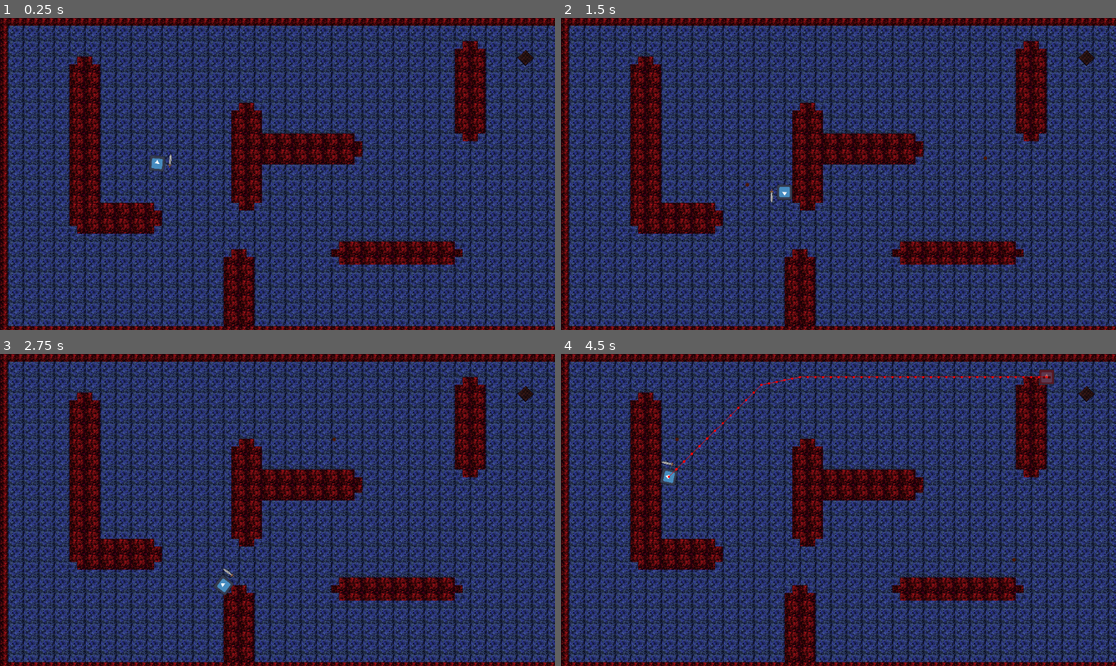
Above: before the commit, frames 1-4 (two rows, left to right).
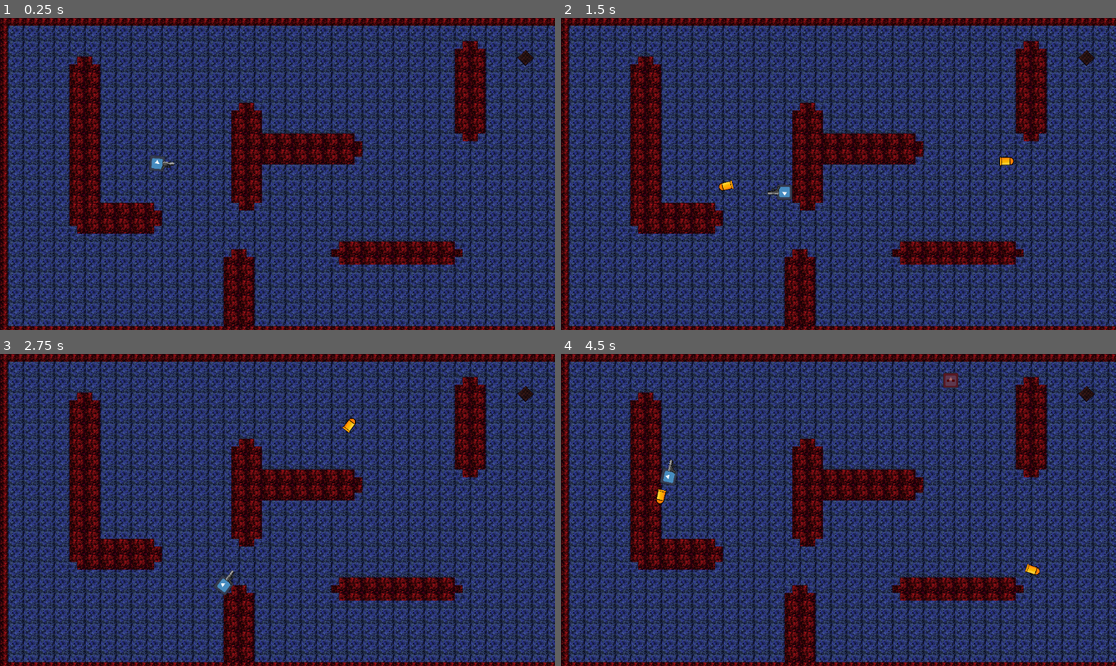
Above: after the commit, the same moments.

Repository: thielmeiers/Godot_Survival
Game: Godot game, scene res://scenes/world.tscn
Two runs of this game, one before a commit and one after it. Both use one fixed random seed, a clock stepped at 60 frames per second and the inputs below. The project has no main scene, so this scene is started directly. The engine's default icon, where the game draws it, is replaced by a stand-in: a white triangle on a blue panel in a dark square.
Inputs (mouse positions are in pixels of both pictures, inside the frame that each line leads up to):
- Up to frame 1 (0.25 s): no input
- Up to frame 2 (1.5 s): tap Enter at 0.5 s; move the mouse to (960, 158) at 0.52 s; hold D (right) 0.53-1.28 s; click (960, 158) at 0.6 s; move the mouse to (727, 189) at 1.27 s; hold S (down) from 1.28 s (still down); click (727, 189) at 1.35 s
- Up to frame 3 (2.75 s): move the mouse to (333, 441) at 2.02 s; release S (down) at 2.03 s; hold D (right) from 2.03 s (still down); click (333, 441) at 2.1 s
- Up to frame 4 (4.5 s): move the mouse to (810, 572) at 2.77 s; release D (right) at 2.78 s; hold W (up) 2.78-3.53 s; click (810, 572) at 2.85 s; move the mouse to (1005, 556) at 3.52 s; hold A (left) from 3.53 s (still down); click (1005, 556) at 3.6 s; move the mouse to (672, 463) at 4.27 s; click (672, 463) at 4.35 s

The runs differ from the first frame. In frame 1, less than 0.1% of the frame differs, in the area x 29-32%, y 43-49%; in frame 2, 0.2%; in frame 3, 0.1%; in frame 4, 0.8%, in the area x 17-89%, y 4-72%.

Commit message:
gun

Diff:
--- a/Godot_Survival/gd_scripts/bullet.gd
+++ /dev/null
@@ -1,18 +0,0 @@
-extends Area2D
-
-@export var SPEED: float = 600.0
-var direction: Vector2
-
-func _ready():
-	set_as_top_level(true)
-
-func _process(delta):
-	position += direction * SPEED * delta
-
-func _on_VisibilityNotifier2D_screen_exited():
-	queue_free()
-
-func _on_body_entered(body: Node2D) -> void:
-	if body.is_in_group("Enemy"):
-		body.queue_free()
-		queue_free()
--- a/Godot_Survival/gd_scripts/enemy.gd
+++ /dev/null
@@ -1,32 +0,0 @@
-extends CharacterBody2D
-
-@export var target_to_chase: CharacterBody2D = null
-const SPEED = 200.0
-
-@onready var nav_agent := $NavigationAgent2D as NavigationAgent2D
-
-func _ready() -> void:
-	add_to_group("Enemy")
-
-func _process(delta: float) -> void:
-
-	if target_to_chase == null:
-		var players = get_tree().get_nodes_in_group("Player")
-		if players.size() > 0:
-			target_to_chase = players[0]
-
-func _physics_process(delta: float) -> void:
-	if target_to_chase:
-		make_path()
-		var next_position = nav_agent.get_next_path_position()
-		var direction_to_player = (next_position - global_position).normalized()
-		velocity = direction_to_player * SPEED
-		move_and_slide()
-
-func make_path():
-	if target_to_chase:
-		nav_agent.target_position = target_to_chase.global_position
-
-func _on_timer_timeout():
-	if target_to_chase:
-		make_path()
--- /dev/null
+++ b/Godot_Survival/gd_scripts/enemy_scripts/enemy.gd
@@ -0,0 +1,31 @@
+extends CharacterBody2D
+
+@export var target_to_chase: CharacterBody2D = null
+const SPEED = 200.0
+
+@onready var nav_agent := $NavigationAgent2D as NavigationAgent2D
+
+func _ready() -> void:
+	add_to_group("Enemy")
+
+func _process(delta: float) -> void:
+	if target_to_chase == null:
+		var players = get_tree().get_nodes_in_group("Player")
+		if players.size() > 0:
+			target_to_chase = players[0]
+
+func _physics_process(delta: float) -> void:
+	if target_to_chase:
+		make_path()
+		var next_position = nav_agent.get_next_path_position()
+		var direction_to_player = (next_position - global_position).normalized()
+		velocity = direction_to_player * SPEED
+		move_and_collide(velocity * delta)  # Instead of move_and_slide()
+
+func make_path():
+	if target_to_chase:
+		nav_agent.target_position = target_to_chase.global_position
+
+func _on_timer_timeout():
+	if target_to_chase:
+		make_path()
--- a/Godot_Survival/gd_scripts/player.gd
+++ /dev/null
@@ -1,41 +0,0 @@
-extends CharacterBody2D
-
-const SPEED = 300.0
-
-@export var bullet_scene: PackedScene
-
-func _ready() -> void:
-	add_to_group("Player")
-
-@warning_ignore("unused_parameter")
-func _physics_process(delta: float) -> void:
-
-	aim()
-	move()
-	shoot()
-
-func shoot():
-	if Input.is_action_just_pressed("shoot") and bullet_scene:
-		var bullet = bullet_scene.instantiate()
-		get_parent().add_child(bullet)
-		bullet.position = global_position
-		bullet.direction = (get_global_mouse_position() - global_position).normalized()
-
-func aim():
-	var mouse_pos = get_global_mouse_position()
-	var aim_direction = mouse_pos
-	look_at(aim_direction)
-
-func move():
-	var direction = Vector2.ZERO
-	if Input.is_action_pressed("right"):
-		direction.x += 1
-	if Input.is_action_pressed("left"):
-		direction.x -= 1
-	if Input.is_action_pressed("down"):
-		direction.y += 1
-	if Input.is_action_pressed("up"):
-		direction.y -= 1
-
-	velocity = direction * SPEED
-	move_and_slide()
--- /dev/null
+++ b/Godot_Survival/gd_scripts/player_scripts/bullet.gd
@@ -0,0 +1,17 @@
+extends Area2D
+@export var SPEED: float = 600.0
+var direction: Vector2
+
+func _ready():
+	set_as_top_level(true)
+
+func _process(delta):
+	position += direction * SPEED * delta
+
+func _on_VisibilityNotifier2D_screen_exited():
+	queue_free()
+
+func _on_body_entered(body: Node2D) -> void:
+	if body.is_in_group("Enemy"):
+		body.queue_free()
+		queue_free()
--- /dev/null
+++ b/Godot_Survival/gd_scripts/player_scripts/gun.gd
@@ -0,0 +1,22 @@
+extends Node2D
+
+@export var bullet_scene: PackedScene = preload("res://scenes/player_scenes/bullet.tscn")
+@export var shoot_distance: float = 40.0
+
+func _ready() -> void:
+	pass
+
+func shoot(player_position: Vector2, player_rotation: float):
+	if bullet_scene:
+		var bullet = bullet_scene.instantiate() as Area2D
+		if bullet:
+			var spawn_position = player_position + Vector2(shoot_distance, 0).rotated(player_rotation)
+			bullet.position = spawn_position
+			var direction = (get_global_mouse_position() - spawn_position).normalized()
+			bullet.direction = direction
+			bullet.rotation = direction.angle()
+			get_parent().add_child(bullet)
+		else:
+			print("Failed to instantiate the bullet.")
+	else:
+		print("bullet_scene is null!")
--- /dev/null
+++ b/Godot_Survival/gd_scripts/player_scripts/player.gd
@@ -0,0 +1,33 @@
+extends CharacterBody2D
+
+const SPEED = 300.0
+@onready var gun = $gun
+
+func _ready() -> void:
+	add_to_group("Player")
+
+func _physics_process(delta: float) -> void:
+	rotate_player_to_mouse()
+	move(delta)
+	shoot()
+
+func shoot():
+	if Input.is_action_just_pressed("shoot"):
+		gun.shoot(global_position, rotation)
+
+func rotate_player_to_mouse():
+	var mouse_pos = get_global_mouse_position()
+	rotation = (mouse_pos - global_position).angle()
+
+func move(delta):
+	var direction = Vector2.ZERO
+	if Input.is_action_pressed("right"):
+		direction.x += 1
+	if Input.is_action_pressed("left"):
+		direction.x -= 1
+	if Input.is_action_pressed("down"):
+		direction.y += 1
+	if Input.is_action_pressed("up"):
+		direction.y -= 1
+	velocity = direction.normalized() * SPEED
+	move_and_collide(velocity * delta)
--- a/Godot_Survival/project.godot
+++ b/Godot_Survival/project.godot
@@ -42,6 +42,10 @@
 ]
 }
 
+[physics]
+
+2d/physics_engine="Rapier2D"
+
 [rendering]
 
 renderer/rendering_method="gl_compatibility"
--- a/Godot_Survival/scenes/enemy_scenes/enemy.tscn
+++ b/Godot_Survival/scenes/enemy_scenes/enemy.tscn
@@ -1,13 +1,14 @@
 [gd_scene load_steps=4 format=3 uid="uid://bqcgci6eg3cn"]
 
 [ext_resource type="Texture2D" uid="uid://dh1dd2yymsfwq" path="res://icon.svg" id="1_dh43w"]
-[ext_resource type="Script" path="res://gd_scripts/enemy.gd" id="1_fi64x"]
+[ext_resource type="Script" path="res://gd_scripts/enemy_scripts/enemy.gd" id="1_fi64x"]
 
 [sub_resource type="CircleShape2D" id="CircleShape2D_m8k46"]
 radius = 63.5315
 
 [node name="enemy" type="CharacterBody2D"]
 scale = Vector2(0.25, 0.25)
+collision_layer = 2
 script = ExtResource("1_fi64x")
 
 [node name="Sprite2D" type="Sprite2D" parent="."]
@@ -39,7 +40,6 @@
 shape = SubResource("CircleShape2D_m8k46")
 
 [node name="NavigationAgent2D" type="NavigationAgent2D" parent="."]
-debug_enabled = true
 
 [node name="Timer" type="Timer" parent="."]
 
--- a/Godot_Survival/scenes/enemy_scenes/spawner.tscn
+++ b/Godot_Survival/scenes/enemy_scenes/spawner.tscn
@@ -1,7 +1,7 @@
 [gd_scene load_steps=3 format=3 uid="uid://cv21bjkgfbwnv"]
 
-[ext_resource type="Script" path="res://gd_scripts/spawner.gd" id="1_gottn"]
-[ext_resource type="Texture2D" uid="uid://j67cvp3hnevu" path="res://assets/pixil-frame-0 (1).png" id="1_ifhs0"]
+[ext_resource type="Script" path="res://gd_scripts/enemy_scripts/spawner.gd" id="1_gottn"]
+[ext_resource type="Texture2D" uid="uid://j67cvp3hnevu" path="res://assets/spawner.png" id="1_ifhs0"]
 
 [node name="Spawner" type="Node2D"]
 scale = Vector2(0.75, 0.75)
--- /dev/null
+++ b/Godot_Survival/scenes/enemy_scenes/sword.tscn
@@ -0,0 +1,18 @@
+[gd_scene load_steps=3 format=3 uid="uid://cjytj0dl85b07"]
+
+[ext_resource type="Texture2D" uid="uid://bv3ixawa7wadm" path="res://assets/sword.png" id="1_odus5"]
+
+[sub_resource type="CapsuleShape2D" id="CapsuleShape2D_8vcff"]
+radius = 9.99986
+height = 94.9987
+
+[node name="sword" type="Sprite2D"]
+rotation = -0.00383328
+texture = ExtResource("1_odus5")
+
+[node name="Area2D" type="Area2D" parent="."]
+
+[node name="CollisionShape2D" type="CollisionShape2D" parent="Area2D"]
+position = Vector2(0.0670822, -17.4999)
+rotation = 0.0091182
+shape = SubResource("CapsuleShape2D_8vcff")
--- a/Godot_Survival/scenes/player_scenes/bullet.tscn
+++ b/Godot_Survival/scenes/player_scenes/bullet.tscn
@@ -1,29 +1,26 @@
-[gd_scene load_steps=3 format=3 uid="uid://bx72lev4tsrhx"]
+[gd_scene load_steps=4 format=3 uid="uid://bx72lev4tsrhx"]
 
-[ext_resource type="Script" path="res://gd_scripts/bullet.gd" id="1_pdwv3"]
+[ext_resource type="Script" path="res://gd_scripts/player_scripts/bullet.gd" id="1_pdwv3"]
+[ext_resource type="Texture2D" uid="uid://cbm75q45e7ox8" path="res://assets/bullet.png" id="1_wju25"]
 
-[sub_resource type="CircleShape2D" id="CircleShape2D_fnqfr"]
-radius = 4.0
+[sub_resource type="CapsuleShape2D" id="CapsuleShape2D_lgg1f"]
+radius = 10.9999
+height = 37.9997
 
 [node name="bullet" type="Area2D"]
+position = Vector2(-5, -9)
+scale = Vector2(0.8, 0.8)
 script = ExtResource("1_pdwv3")
 
-[node name="ColorRect" type="ColorRect" parent="."]
-offset_top = -4.0
-offset_right = 6.0
-offset_bottom = 2.0
-rotation = 0.784725
-color = Color(0.290196, 0.0862745, 0.00784314, 1)
-
-[node name="ColorRect2" type="ColorRect" parent="."]
-offset_left = -3.0
-offset_top = -3.0
-offset_right = 3.0
-offset_bottom = 3.0
-rotation = -0.000938512
-color = Color(0.289965, 0.0873908, 0.00907559, 1)
+[node name="Bullet" type="Sprite2D" parent="."]
+position = Vector2(8, 13)
+scale = Vector2(0.4, 0.4)
+texture = ExtResource("1_wju25")
 
 [node name="CollisionShape2D" type="CollisionShape2D" parent="."]
-shape = SubResource("CircleShape2D_fnqfr")
+position = Vector2(5, 9)
+rotation = 1.56656
+scale = Vector2(0.8, 0.8)
+shape = SubResource("CapsuleShape2D_lgg1f")
 
 [connection signal="body_entered" from="." to="." method="_on_body_entered"]
--- /dev/null
+++ b/Godot_Survival/scenes/player_scenes/gun.tscn
@@ -0,0 +1,14 @@
+[gd_scene load_steps=4 format=3 uid="uid://wovxh4rxq3as"]
+
+[ext_resource type="Script" path="res://gd_scripts/player_scripts/gun.gd" id="1_sd12x"]
+[ext_resource type="Texture2D" uid="uid://c0khyww04gafg" path="res://assets/gun.png" id="1_spmwx"]
+[ext_resource type="PackedScene" uid="uid://bx72lev4tsrhx" path="res://scenes/player_scenes/bullet.tscn" id="2_lwcun"]
+
+[node name="gun" type="Node2D"]
+script = ExtResource("1_sd12x")
+
+[node name="Sprite2D" type="Sprite2D" parent="."]
+texture = ExtResource("1_spmwx")
+
+[node name="bullet" parent="." instance=ExtResource("2_lwcun")]
+position = Vector2(-738, 363)
--- a/Godot_Survival/scenes/player_scenes/player.tscn
+++ b/Godot_Survival/scenes/player_scenes/player.tscn
@@ -1,17 +1,17 @@
 [gd_scene load_steps=6 format=3 uid="uid://bxywj0maqveij"]
 
-[ext_resource type="Script" path="res://gd_scripts/player.gd" id="1_64pkk"]
+[ext_resource type="Script" path="res://gd_scripts/player_scripts/player.gd" id="1_64pkk"]
 [ext_resource type="PackedScene" uid="uid://bx72lev4tsrhx" path="res://scenes/player_scenes/bullet.tscn" id="2_ajrrd"]
 [ext_resource type="Texture2D" uid="uid://dh1dd2yymsfwq" path="res://icon.svg" id="2_te0is"]
-[ext_resource type="PackedScene" uid="uid://cjytj0dl85b07" path="res://scenes/player_scenes/sword.tscn" id="4_aqag1"]
+[ext_resource type="PackedScene" uid="uid://wovxh4rxq3as" path="res://scenes/player_scenes/gun.tscn" id="4_mvqfo"]
 
 [sub_resource type="CircleShape2D" id="CircleShape2D_pax0r"]
 radius = 63.0714
 
 [node name="player" type="CharacterBody2D"]
 scale = Vector2(0.25, 0.25)
+collision_mask = 6
 script = ExtResource("1_64pkk")
-bullet_scene = ExtResource("2_ajrrd")
 
 [node name="Sprite2D" type="Sprite2D" parent="."]
 texture = ExtResource("2_te0is")
@@ -19,5 +19,8 @@
 [node name="CollisionShape2D" type="CollisionShape2D" parent="."]
 shape = SubResource("CircleShape2D_pax0r")
 
-[node name="sword" parent="." instance=ExtResource("4_aqag1")]
-position = Vector2(108, -24)
+[node name="gun" parent="." instance=ExtResource("4_mvqfo")]
+position = Vector2(88, 0)
+
+[node name="bullet" parent="." instance=ExtResource("2_ajrrd")]
+position = Vector2(-528, 268)
--- a/Godot_Survival/scenes/player_scenes/sword.tscn
+++ /dev/null
@@ -1,18 +0,0 @@
-[gd_scene load_steps=3 format=3 uid="uid://cjytj0dl85b07"]
-
-[ext_resource type="Texture2D" uid="uid://bv3ixawa7wadm" path="res://assets/pixil-frame-0 (5).png" id="1_odus5"]
-
-[sub_resource type="CapsuleShape2D" id="CapsuleShape2D_8vcff"]
-radius = 9.99986
-height = 94.9987
-
-[node name="sword" type="Sprite2D"]
-rotation = -0.00383328
-texture = ExtResource("1_odus5")
-
-[node name="Area2D" type="Area2D" parent="."]
-
-[node name="CollisionShape2D" type="CollisionShape2D" parent="Area2D"]
-position = Vector2(0.0670822, -17.4999)
-rotation = 0.0091182
-shape = SubResource("CapsuleShape2D_8vcff")
--- a/Godot_Survival/scenes/world.tscn
+++ b/Godot_Survival/scenes/world.tscn
@@ -48,7 +48,7 @@
 3:1/0/navigation_layer_0/polygon = SubResource("NavigationPolygon_p4d1y")
 
 [sub_resource type="TileSet" id="TileSet_ij1jv"]
-physics_layer_0/collision_layer = 1
+physics_layer_0/collision_layer = 4
 navigation_layer_0/layers = 1
 sources/0 = SubResource("TileSetAtlasSource_fta0q")
 
Not shown, added: Godot_Survival/addons/godot-rapier2d/Fluid2D.svg
Not shown, added: Godot_Survival/addons/godot-rapier2d/Fluid2D.svg.import
Not shown, added: Godot_Survival/addons/godot-rapier2d/Radial2D.svg
Not shown, added: Godot_Survival/addons/godot-rapier2d/Radial2D.svg.import
Not shown, added: Godot_Survival/addons/godot-rapier2d/THIRDPARTY.txt
Not shown, added: Godot_Survival/addons/godot-rapier2d/circle_mesh.tres
Not shown, added: Godot_Survival/addons/godot-rapier2d/faucet_2d.gd
Not shown, added: Godot_Survival/addons/godot-rapier2d/fluid_2d_circle.gd
Not shown, added: Godot_Survival/addons/godot-rapier2d/fluid_2d_rectangle.gd
Not shown, added: Godot_Survival/addons/godot-rapier2d/fluid_2d_renderer.gd
Not shown, added: Godot_Survival/addons/godot-rapier2d/fluid_2d_shader_renderer.gd
Binary file added: Godot_Survival/addons/godot-rapier2d/logo_square_2d.png
(and 28 more such lines)
